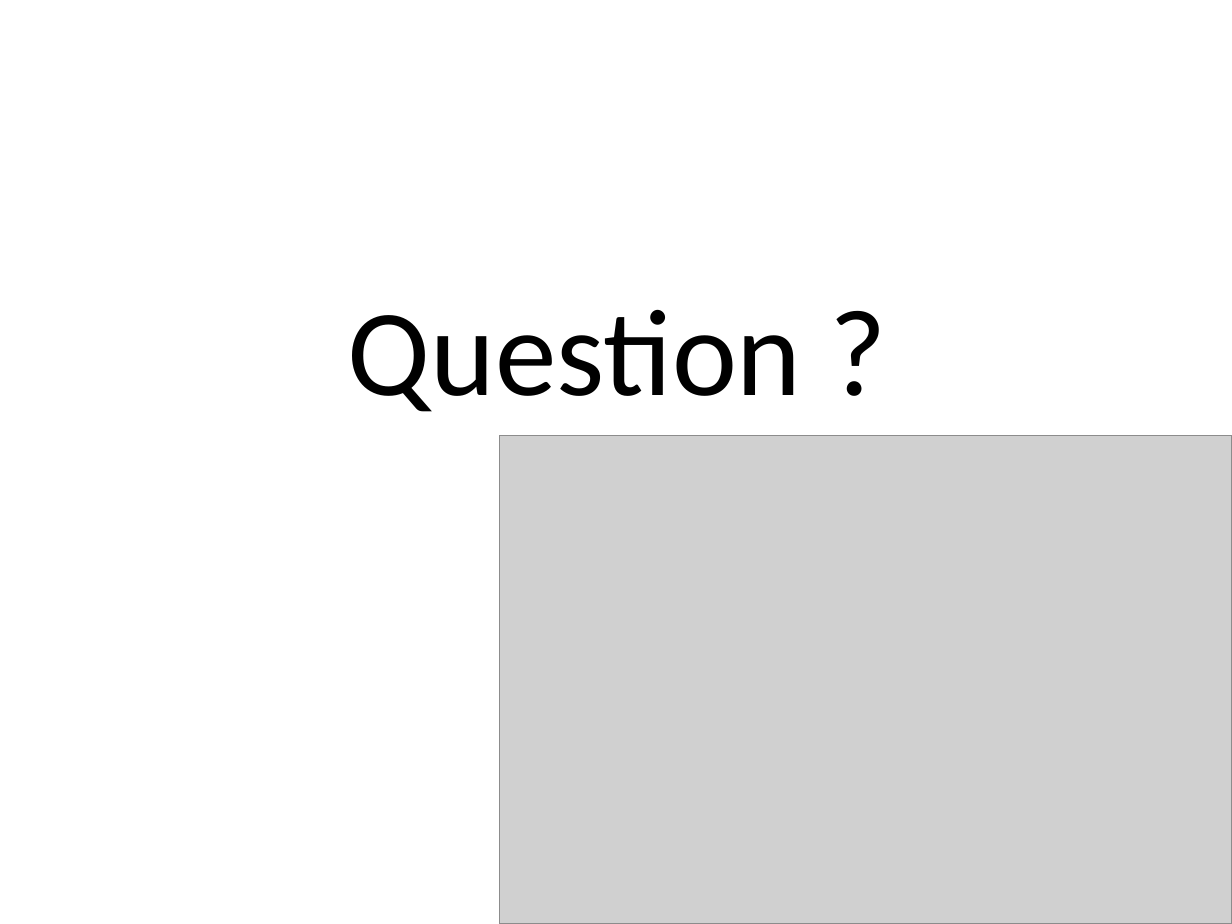
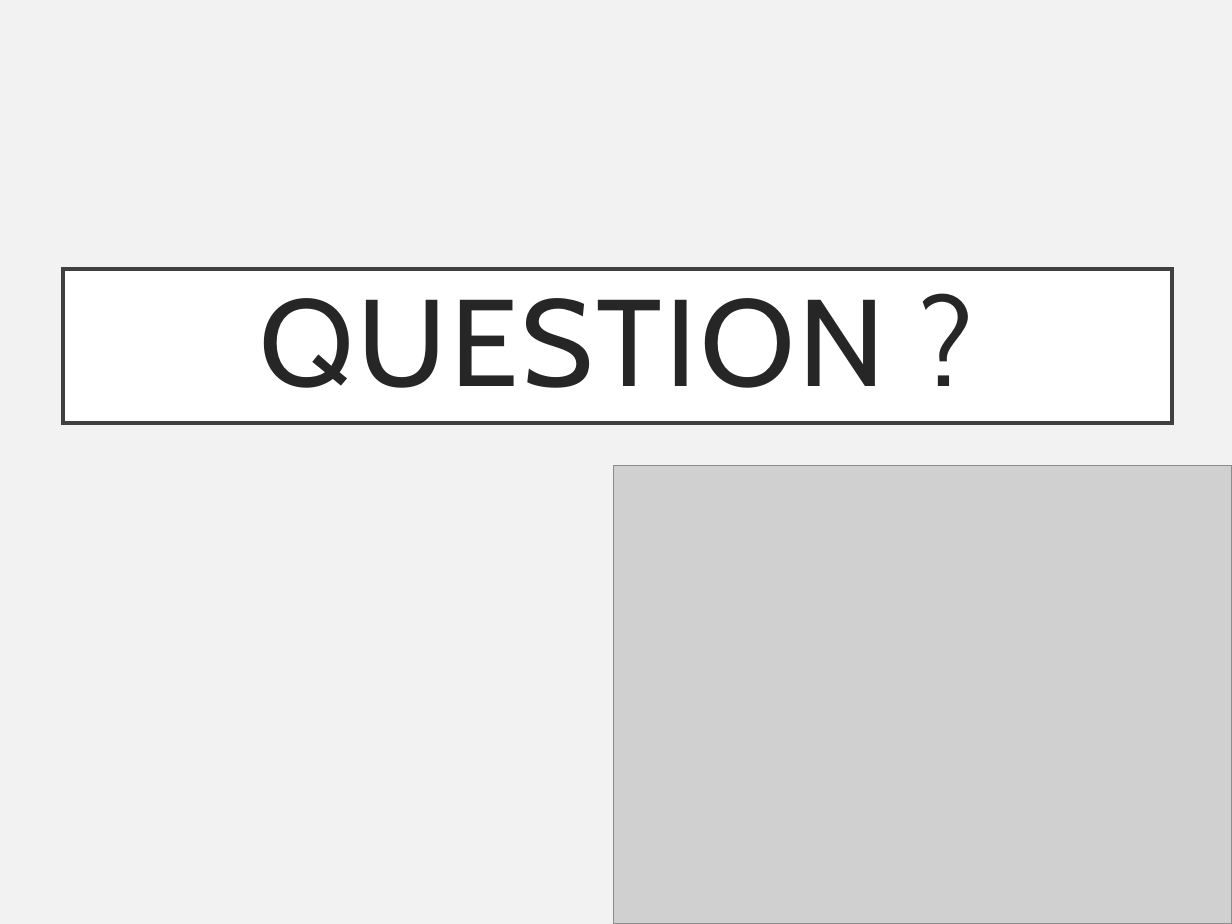
Before and after one commit to SvenWikberg/MultiClock, a slide deck: slide 9 of doc/MultiClock_presentation.pptx (slide 10 before the commit). Drawn at 1232x924 pixels with LibreOffice and Linux fonts; fonts in the diff are those of the drawing; grey boxes stand for pictures. Boxes give left, top, right and bottom in pixels: in the first picture for what was removed or moved away, otherwise in the second. Text is boxed around its words. In the diff, an @@ line names an element or a change of style, - is before the commit and + after.

```diff
--- a/doc/MultiClock_presentation.pptx
+++ b/doc/MultiClock_presentation.pptx
@@ background #FFFFFF to #F2F2F2 @@
@@ title "QUESTION ?": place and size @@
-title "QUESTION ?" at <box>348,309,802,412</box>
+title "QUESTION ?" at <box>63,270,1172,424</box>
@@ title "QUESTION ?" at <box>63,270,1172,424</box>: fill none to #FFFFFF; outline none to #404040 2.5 pt @@
@@ title at <box>260,298,886,388</box>: text changed; font Calibri to Cabin; text colour #000000 to #262626 @@
-Question ?
+QUESTION ?
@@ picture: place and size @@
-picture at <box>500,436,1232,924</box>
+picture at <box>614,466,1232,924</box>
```
Also in this commit, not shown: 7 other slides changed, 1 slide added, 2 slides removed, 10 other files.
